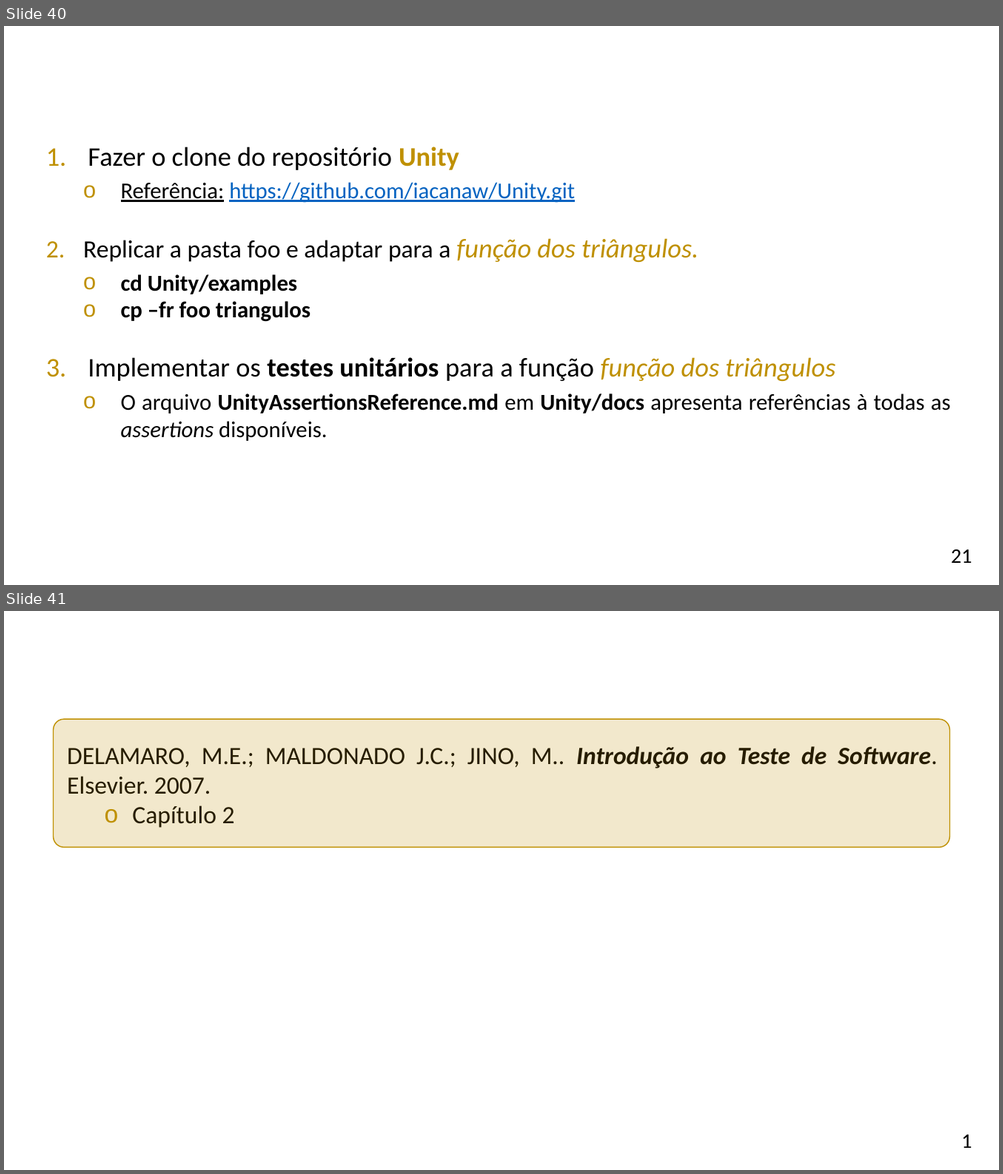
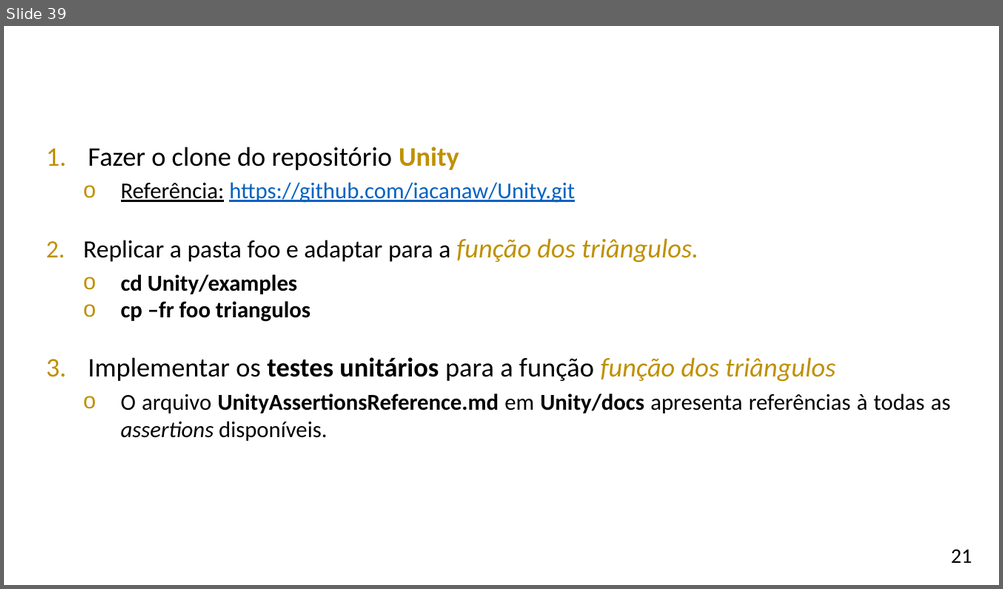
Before and after one commit to iacanaweber/iacanaweber.github.io, a slide deck: aulas/css/dependability/04_teste_software/Teste de Software.pptx. Shown one above the other, each under a label of ours: slides 40 and 41 before the commit, slide 39 after it. The pictures are 1003x1174 and 1003x589 pixels, drawn with LibreOffice and Linux fonts; fonts in the diff are those of the drawing; background and template pictures are left out. Boxes give left, top, right and bottom in pixels: in the first picture for what was removed or moved away, otherwise in the second. Text is boxed around its words. In the diff, an @@ line names an element or a change of style, - is before the commit and + after.

```diff
--- a/aulas/css/dependability/04_teste_software/Teste de Software.pptx
+++ b/aulas/css/dependability/04_teste_software/Teste de Software.pptx
@@ slide 41 removed at [4,611,999,1170], background picture (left out) @@
@@ text removed at [276,621,981,664] @@
-REFERÊNCIAS
@@ rounded rectangle removed at [54,719,949,848] @@
@@ text removed at [67,746,936,828] @@
-DELAMARO, M.E.; MALDONADO J.C.; JINO, M.. Introdução ao Teste de Software. Elsevier. 2007.
-  o Capítulo 2
@@ text removed at [961,1135,971,1148] @@
-1
@@ what was slide 40 is now slide 39 @@
```
Also in this commit, not shown: 28 other slides removed, 8 other files.
